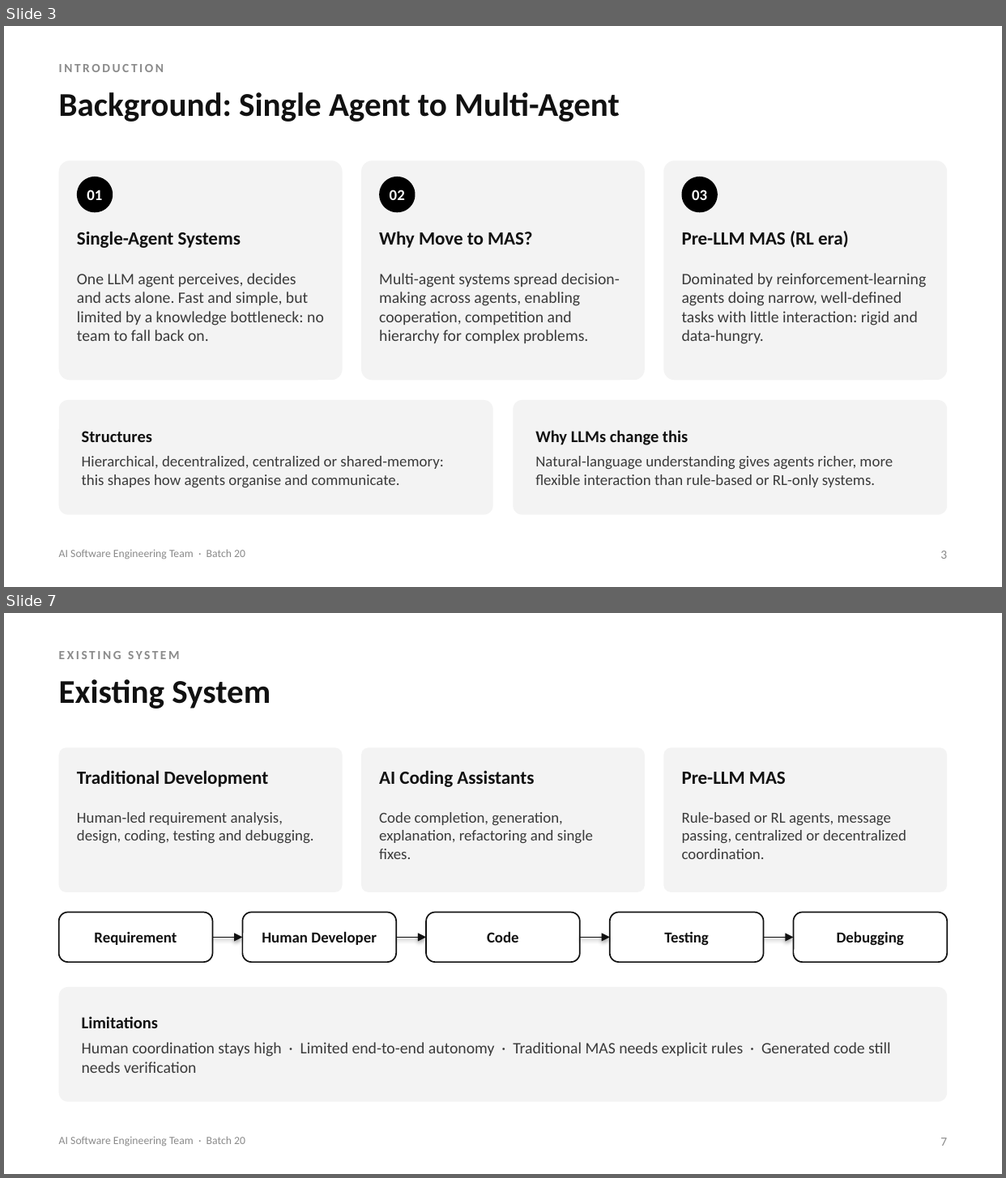
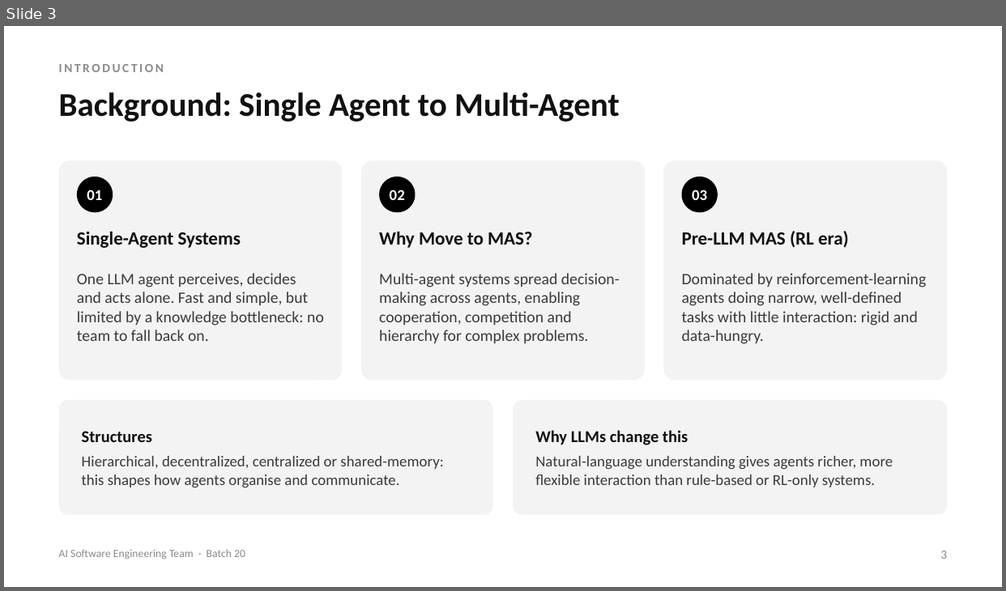
Before and after one commit to Varshith-092006/MAS, a slide deck: presentation/MAS_2nd_Review.pptx. Shown one above the other, each under a label of ours: slides 3 and 7 before the commit, slide 3 after it; the slides between them are not shown. The pictures are 1006x1178 and 1006x591 pixels, drawn with LibreOffice and Linux fonts; fonts in the diff are those of the drawing. Boxes give left, top, right and bottom in pixels: in the first picture for what was removed or moved away, otherwise in the second. Text is boxed around its words. In the diff, an @@ line names an element or a change of style, - is before the commit and + after.

```diff
--- a/presentation/MAS_2nd_Review.pptx
+++ b/presentation/MAS_2nd_Review.pptx
@@ slide 7 removed at box(4, 613, 1002, 1174), background #FFFFFF @@
@@ text removed at box(59, 651, 179, 659) @@
-EXISTING SYSTEM
@@ text removed at box(59, 679, 270, 709) @@
-Existing System
@@ rounded rectangle removed at box(59, 747, 343, 892) @@
@@ rounded rectangle removed at box(361, 747, 645, 892) @@
@@ rounded rectangle removed at box(663, 747, 947, 892) @@
@@ text removed at box(77, 770, 268, 787) @@
-Traditional Development
@@ text removed at box(379, 770, 534, 787) @@
-AI Coding Assistants
@@ text removed at box(682, 772, 786, 784) @@
-Pre-LLM MAS
@@ text removed at box(77, 812, 314, 843) @@
-Human-led requirement analysis, design, coding, testing and debugging.
@@ text removed at box(379, 812, 593, 859) @@
-Code completion, generation, explanation, refactoring and single fixes.
@@ text removed at box(682, 812, 906, 859) @@
-Rule-based or RL agents, message passing, centralized or decentralized coordination.
@@ rounded rectangle removed at box(59, 913, 212, 962) @@
-Requirement
@@ rounded rectangle removed at box(242, 913, 396, 962) @@
-Human Developer
@@ rounded rectangle removed at box(426, 913, 580, 962) @@
-Code
@@ rounded rectangle removed at box(610, 913, 764, 962) @@
-Testing
@@ rounded rectangle removed at box(794, 913, 947, 962) @@
-Debugging
@@ arrow removed from (212, 937) to (242, 937) @@
@@ arrow removed from (396, 937) to (426, 937) @@
@@ arrow removed from (580, 937) to (610, 937) @@
@@ arrow removed from (764, 937) to (794, 937) @@
@@ rounded rectangle removed at box(59, 987, 947, 1102) @@
-Limitations
-Human coordination stays high · Limited end-to-end autonomy · Traditional MAS needs explicit rules · Generated code still needs verification
@@ text removed at box(59, 1136, 245, 1146) @@
-AI Software Engineering Team · Batch 20
@@ text removed at box(940, 1138, 947, 1146) @@
-7
```
Also in this commit, not shown: 16 slides changed, 8 slides added, 7 other slides removed, 7 other files.
